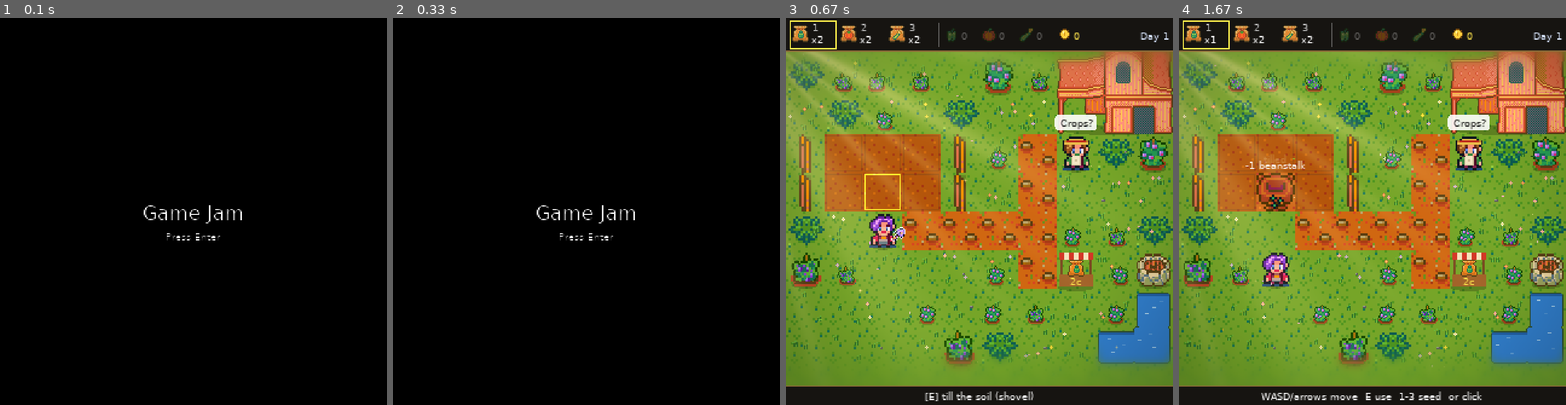
Above: before the commit, frames 1-4 (left to right).
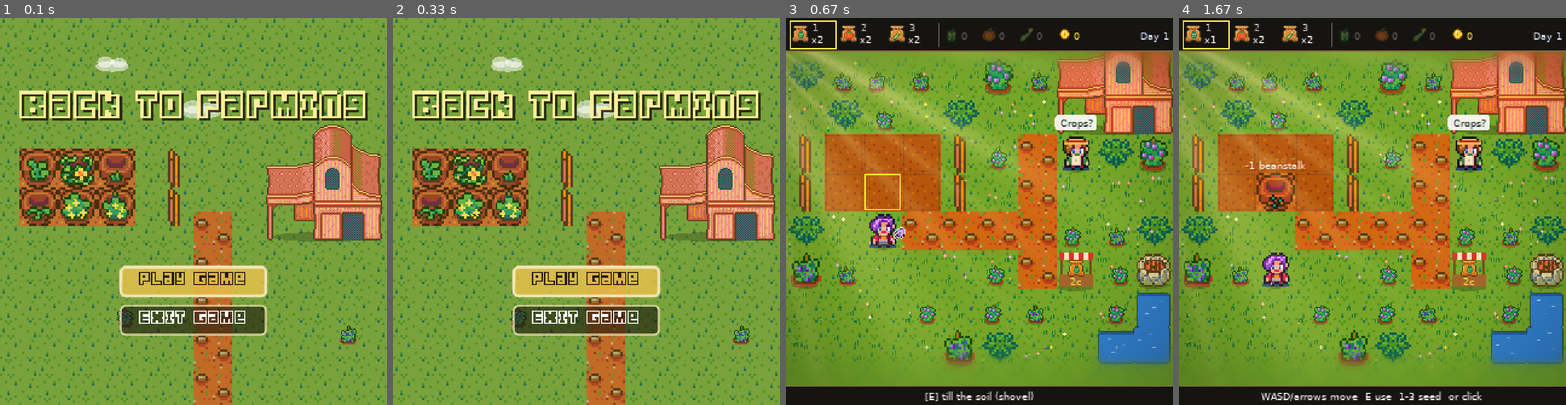
Above: after the commit, the same moments.

Repository: Chase-Shinkle/notHowItWorks
Game: LÖVE game, started from main.lua
Same seed, same stepped clock (60 frames per second), same inputs: the game is played once before the commit and once after it.
Inputs:
- Up to frame 1 (0.1 s): no input
- Up to frame 2 (0.33 s): no input
- Up to frame 3 (0.67 s): tap Enter at 0.33 s
- Up to frame 4 (1.67 s): tap Enter at 0.67 s; tap Space at 1 s; tap S at 1.33 s

The runs differ from the first frame. In frame 1, 100% of the frame differs, in the area x 0-100%, y 0-100%; in frame 2, 100%; in frame 3, nothing differs; in frame 4, nothing differs.

Commit message:
Title screen: farm scene, Play/Exit menu, window title (tasks 1.1, 2.1-2.4)
Co-Authored-By: Claude Sonnet 5.5 <noreply@anthropic.com>

Diff:
--- a/conf.lua
+++ b/conf.lua
@@ -3,7 +3,7 @@
     t.identity = 'not-how-it-works'
     t.version = '11.5'
 
-    t.window.title = 'Game Jam'
+    t.window.title = 'Back to Farming'
     t.window.width = 800
     t.window.height = 800
     t.window.resizable = true
--- a/main.lua
+++ b/main.lua
@@ -8,7 +8,7 @@
 
 function love.load()
     math.randomseed(os.time())
-    love.window.setTitle('Game Jam')
+    love.window.setTitle('Back to Farming')
 
     push:setupScreen(VIRTUAL_WIDTH, VIRTUAL_HEIGHT, WINDOW_WIDTH, WINDOW_HEIGHT, {
         vsync = true,
--- a/src/constants.lua
+++ b/src/constants.lua
@@ -432,7 +432,7 @@
 BACKROOMS_FOOTSTEP_VOLUME = 0.35
 BACKROOMS_HUM_FADE = 1.0               -- s
 -- UI (src/UI.lua; openspec title-hotbar-ending-ui)
-UI_FONT_FILE = 'fonts/SaH1Outline.ttf'  -- display font; licence UNCONFIRMED (THIRD_PARTY_NOTICES.md)
+UI_FONT_FILE = 'fonts/SaH1Outline.ttf'  -- display font; see THIRD_PARTY_NOTICES.md
 UI_FONT_MIN_SIZE = 6
 UI_FONT_MAX_SIZE = 256
 UI_BUTTON_PAD = 0.12                    -- fraction of button width kept free on each side of the label
--- a/src/states/game/StartState.lua
+++ b/src/states/game/StartState.lua
@@ -1,16 +1,122 @@
 StartState = Class{__includes = BaseState}
 
+local TITLE = 'Back to Farming'
+local TILE = FARM_TILE
+local BUTTON_W, BUTTON_H, BUTTON_GAP, BUTTON_Y = 120, 24, 8, 206
+local MENU_KEYS = {'up', 'down', 'w', 's', 'return', 'kpenter', 'space'}
+-- soil plots: {col, row, seedType, stage}, pixel positions on the 320x320 canvas
+local PLOTS = {
+    {1, 4, 'beanstalk', 3}, {2, 4, 'pumpkin', 4}, {3, 4, 'vine', 2},
+    {1, 5, 'pumpkin', 2}, {2, 5, 'vine', 4}, {3, 5, 'beanstalk', 4},
+}
+local CLOUDS = {{y = 14, speed = 6, x0 = 20, w = 46}, {y = 78, speed = 4, x0 = 200, w = 34}, {y = 40, speed = 8, x0 = 120, w = 28}}
+
+-- Raw window coordinates -> virtual canvas; off-canvas points map far away.
+local function toVirtual(x, y)
+    local gx, gy = push:toGame(x, y)
+    if not gx then return -1000, -1000 end
+    return gx, gy
+end
+
+function StartState:enter()
+    self.time = 0
+    self.menu = UI.Menu.new({
+        {label = 'Play Game', onActivate = function() gStateMachine:change('farm', NewGameData()) end},
+        {label = 'Exit Game', onActivate = function() love.event.quit() end},
+    }, {mapper = toVirtual})
+    self.menu:layout(VIRTUAL_WIDTH / 2, BUTTON_Y, BUTTON_W, BUTTON_H, BUTTON_GAP)
+end
+
 function StartState:update(dt)
-    if love.keyboard.wasPressed('return') or love.keyboard.wasPressed('kpenter')
-        or love.keyboard.wasPressed('space') or IsDebugAdvancePressed() then
-        gStateMachine:change('farm', NewGameData())
+    self.time = self.time + dt
+    local mx, my = love.mouse.getPosition()
+    if self.lastMouseX ~= mx or self.lastMouseY ~= my then
+        self.menu:mousemoved(mx, my)
+        self.lastMouseX, self.lastMouseY = mx, my
+    end
+    if love.mouse.wasPressed(1) then self.menu:mousepressed(mx, my, 1) end
+    if IsDebugAdvancePressed() then self.menu:activate(1) end
+    for _, key in ipairs(MENU_KEYS) do
+        if love.keyboard.wasPressed(key) then self.menu:keypressed(key) end
     end
 end
 
+local function tiled(image, x, y)
+    local w, h = image:getDimensions()
+    love.graphics.draw(image, x, y, 0, TILE / w, TILE / h)
+end
+
+local function sprite(image, x, y, scale, kx)
+    local w, h = image:getDimensions()
+    love.graphics.draw(image, x, y, 0, scale, scale, w / 2, h, kx or 0, 0)
+end
+
+function StartState:renderScene()
+    local t = self.time
+    love.graphics.setColor(1, 1, 1, 1)
+    for row = 0, VIRTUAL_HEIGHT / TILE - 1 do
+        for col = 0, VIRTUAL_WIDTH / TILE - 1 do tiled(gTextures['grass'], col * TILE, row * TILE) end
+    end
+    -- dirt path running down from the plots to the bottom edge
+    love.graphics.setColor(1, 0.94, 0.82, 1)
+    for row = 5, VIRTUAL_HEIGHT / TILE - 1 do tiled(gTextures['path'], 5 * TILE, row * TILE) end
+    -- soil plots with swaying crops
+    for _, p in ipairs(PLOTS) do
+        local x, y = (p[1] - 1) * TILE + 16, (p[2] - 1) * TILE + 12
+        love.graphics.setColor(1, 1, 1, 1)
+        tiled(gTextures['soil'], x, y)
+        tiled(gTextures['plot'], x, y)
+        love.graphics.setColor(0, 0, 0, 0.22)
+        love.graphics.ellipse('fill', x + TILE / 2, y + TILE - 3, 8, 3)
+        love.graphics.setColor(1, 1, 1, 1)
+        local img = gTextures['crop-' .. p[3] .. '-' .. p[4]]
+        local w, h = img:getDimensions()
+        sprite(img, x + TILE / 2, y + TILE - 2, math.min(2, (TILE - 4) / math.max(w, h)),
+            math.sin(t * FARM_SWAY_SPEED + p[1] * 1.3 + p[2]) * FARM_SWAY_SKEW)
+    end
+    -- fence closing the plot block on the right
+    local fence = gTextures['fence']
+    local fw, fh = fence:getDimensions()
+    for row = 3, 4 do
+        love.graphics.setColor(1, 1, 1, 1)
+        love.graphics.draw(fence, 4 * TILE + 16 - fw, row * TILE + 12, 0, 2, TILE / fh)
+    end
+    -- barn, right of the path
+    local barn = gTextures['barn']
+    local bw, bh = barn:getDimensions()
+    local bx, by = VIRTUAL_WIDTH - 96 - 4, 6 * TILE - 8
+    love.graphics.setColor(0, 0, 0, 0.22)
+    love.graphics.ellipse('fill', bx + 48, by - 3, 44, 4)
+    love.graphics.setColor(1, 1, 1, 1)
+    love.graphics.draw(barn, bx, by - 96, 0, 96 / bw, 96 / bh)
+    -- bushes
+    for i, p in ipairs({{3 * TILE + 8, 8 * TILE}, {9 * TILE, 8 * TILE + 14}}) do
+        love.graphics.setColor(1, 1, 1, 1)
+        sprite(gTextures[i % 2 == 0 and 'bush-2' or 'bush-1'], p[1], p[2], 1, math.sin(t * FARM_SWAY_SPEED + i * 2.1) * FARM_SWAY_SKEW)
+    end
+    -- drifting clouds (wrap around the screen)
+    for _, c in ipairs(CLOUDS) do
+        local x = (c.x0 + t * c.speed) % (VIRTUAL_WIDTH + c.w * 2) - c.w
+        love.graphics.setColor(1, 1, 1, 0.55)
+        love.graphics.ellipse('fill', x, c.y, c.w / 2, c.w / 6)
+        love.graphics.ellipse('fill', x - c.w / 5, c.y - c.w / 8, c.w / 4, c.w / 6)
+        love.graphics.ellipse('fill', x + c.w / 5, c.y - c.w / 10, c.w / 4, c.w / 7)
+    end
+    love.graphics.setColor(1, 1, 1, 1)
+end
+
 function StartState:render()
+    self:renderScene()
+    local font = gFonts['title-48']
+    local maxW = VIRTUAL_WIDTH * 0.9
+    local s = UI.fitScale(font, TITLE, maxW)
+    local tw = font:getWidth(TITLE) * s
+    local x, y = math.floor((VIRTUAL_WIDTH - tw) / 2), 56
+    love.graphics.setFont(font)
+    love.graphics.setColor(0.1, 0.07, 0.03, 0.8)
+    love.graphics.print(TITLE, x + 2, y + 2, 0, s, s)
+    love.graphics.setColor(1, 0.93, 0.6, 1)
+    love.graphics.print(TITLE, x, y, 0, s, s)
     love.graphics.setColor(1, 1, 1, 1)
-    love.graphics.setFont(gFonts['default'])
-    love.graphics.printf('Game Jam', 0, VIRTUAL_HEIGHT / 2 - 8, VIRTUAL_WIDTH, 'center')
-    love.graphics.setFont(gFonts['small'])
-    love.graphics.printf('Press Enter', 0, VIRTUAL_HEIGHT / 2 + 16, VIRTUAL_WIDTH, 'center')
+    self.menu:draw(gFonts['title-32'])
 end
--- a/tests/autotest.lua
+++ b/tests/autotest.lua
@@ -114,7 +114,7 @@
     local f = io.open(file, 'wb')
     if f then f:write(data:encode('png'):getString()); f:close() end
     check(errBlue / total < 0.3, 'screenshot %s: not the error screen (%.0f%% error blue)', name, 100 * errBlue / total)
-    -- text-only screens (start, ending) are ~99% black, so "not blank" means
+    -- the ending is a mostly black text screen (~99% black); the start screen is a lit farm scene, so "not blank" means
     -- several colours and at least 0.2% lit pixels
     check(ncolors >= 3 and dark / total < 0.998, 'screenshot %s: not blank (%d colours, %.2f%% lit) -> %s',
         name, ncolors, 100 * (1 - dark / total), file)
--- /dev/null
+++ b/tests/ui_title.lua
@@ -0,0 +1,68 @@
+-- Tests for title-hotbar-ending-ui section 2 (title screen):
+--   love tests/love_runner tests/ui_title.lua
+package.path = './?.lua;./?/init.lua;' .. package.path
+local realPrint = print
+local mock = dofile('tests/mock_love.lua')
+mock.install()
+arg = {}
+local titles, quits = {}, 0
+local realLoad
+dofile('main.lua')
+love.window.setTitle = function(t) titles[#titles + 1] = t end
+love.event = {quit = function() quits = quits + 1 end}
+love.load()
+print = realPrint
+
+local fails = 0
+local function check(cond, msg) if not cond then fails = fails + 1; print('FAIL ' .. msg) end end
+
+-- 2.3 window title
+check(titles[#titles] == 'Back to Farming', 'window title is Back to Farming (' .. tostring(titles[#titles]) .. ')')
+check(io.open('conf.lua'):read('*a'):find("t.window.title = 'Back to Farming'", 1, true), 'conf.lua window title')
+
+-- 2.2 callbacks with the mocked state machine
+local changes = {}
+local function fresh()
+    changes = {}; quits = 0
+    gStateMachine = {change = function(_, name, param) changes[#changes + 1] = {name, param} end}
+    local s = StartState()
+    s:enter()
+    love.keyboard.keysPressed, love.mouse.buttonsPressed = {}, {}
+    return s
+end
+local s = fresh()
+check(s.menu.index == 1 and s.menu.items[1].label == 'Play Game' and s.menu.items[2].label == 'Exit Game', 'Play highlighted first, Exit second')
+mock.press('return'); s:update(1 / 60)
+check(#changes == 1 and changes[1][1] == 'farm' and type(changes[1][2]) == 'table' and changes[1][2].seeds, 'Enter starts farm with new game data')
+s = fresh(); mock.press('down'); mock.press('return'); s:update(1 / 60)
+check(quits == 1 and #changes == 0, 'Down + Enter quits')
+s = fresh(); mock.press('space'); s:update(1 / 60)
+check(changes[1] and changes[1][1] == 'farm', 'Space plays')
+local r = s.menu.rects
+s = fresh(); r = s.menu.rects
+mock.mouseAt(r[2].x + 5, r[2].y + 5); s:update(1 / 60)
+check(s.menu.index == 2, 'hover highlights Exit')
+mock.click(1); s:update(1 / 60)
+check(quits == 1, 'click on Exit quits')
+s = fresh(); mock.mouseAt(r[1].x + 5, r[1].y + 5); mock.click(1); s:update(1 / 60)
+check(changes[1] and changes[1][1] == 'farm', 'click on Play starts farm')
+s = fresh(); mock.mouseAt(2, 2); mock.click(1); s:update(1 / 60)
+check(#changes == 0 and quits == 0, 'click outside buttons does nothing')
+-- buttons stay on the 320x320 canvas
+for i, b in ipairs(s.menu.rects) do
+    check(b.x >= 0 and b.y >= 0 and b.x + b.w <= VIRTUAL_WIDTH and b.y + b.h <= VIRTUAL_HEIGHT, 'button ' .. i .. ' on canvas')
+end
+
+-- 2.1 render runs, scene is animated
+mock.reset()
+check(pcall(function() s:render() end), 'render runs')
+local d1 = mock.count('draw')
+check(d1 > 50, 'scene draws many sprites (' .. d1 .. ')')
+local function firstCloud() local e = mock.callsNamed('ellipse'); return e[#e].args[2] end
+mock.reset(); s:update(0); s:render(); local x1 = firstCloud() or 0
+s.time = s.time + 3
+mock.reset(); s:render(); local x2 = firstCloud() or 0
+check(x1 ~= x2, 'clouds drift over time')
+
+print(fails == 0 and 'ui_title: OK' or ('ui_title: ' .. fails .. ' FAILED'))
+os.exit(fails == 0 and 0 or 1)
Not shown, changed: THIRD_PARTY_NOTICES.md
Not shown, changed: openspec/changes/title-hotbar-ending-ui/tasks.md
Not shown, changed: tests/check_all.sh
